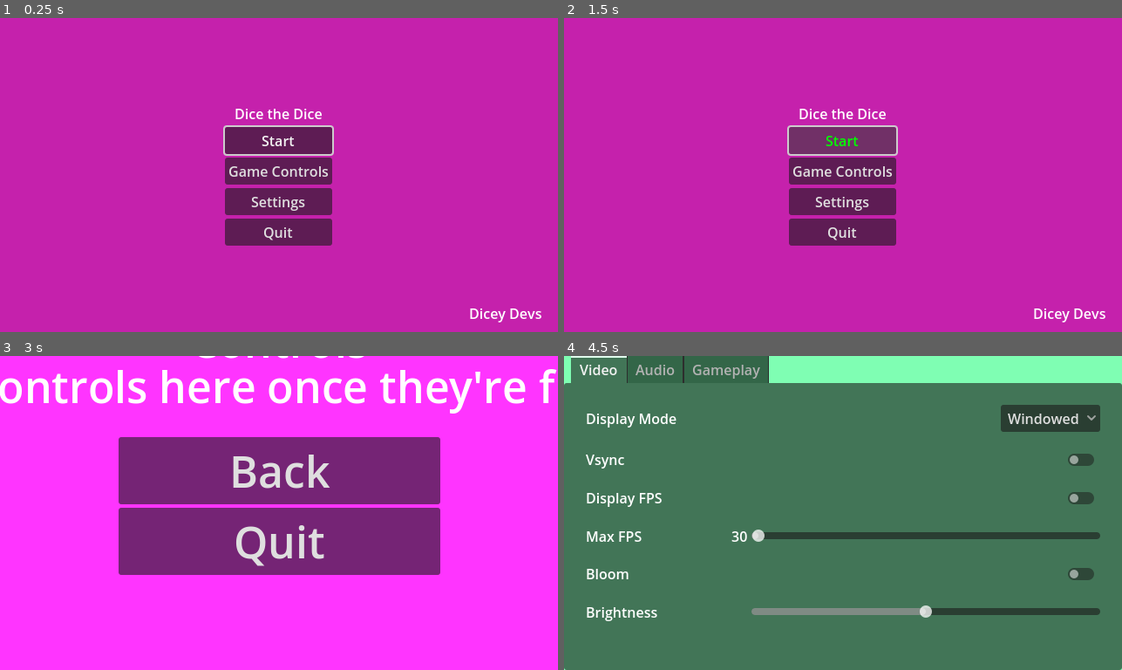
Above: before the commit, frames 1-4 (two rows, left to right).
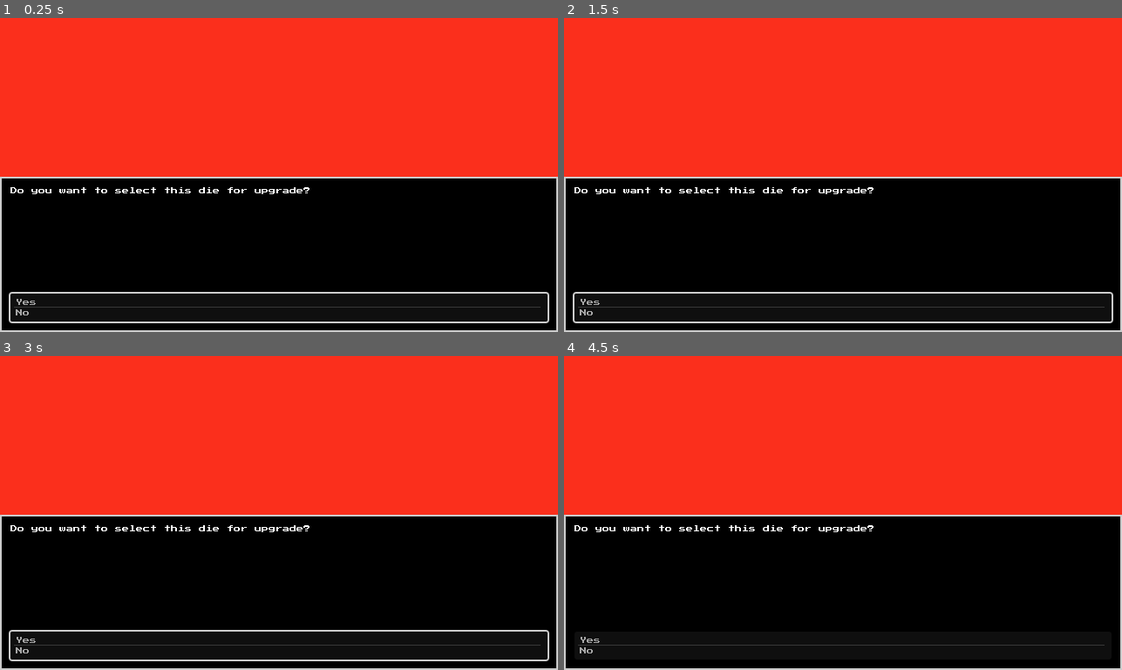
Above: after the commit, the same moments.

Repository: SadBonana/INTD450-Dice_Game
Game: Godot game, scene res://campfire/proficiency_upgrade.tscn
Same seed, same stepped clock (60 frames per second), same inputs: the game is played once before the commit and once after it. Before the commit the project starts from res://Menus/start_menu.tscn.
Inputs (mouse positions are in pixels of both pictures, inside the frame that each line leads up to):
- Up to frame 1 (0.25 s): no input
- Up to frame 2 (1.5 s): click (843, 140) at 0.5 s, where only the run before the commit has a clickable "Start"; click (843, 140) at 1.25 s, where only the run before the commit has a clickable "Start"
- Up to frame 3 (3 s): click (279, 478) at 2 s, where only the run before the commit has a clickable "Start"; click (279, 509) at 2.75 s, where only the run before the commit has a clickable "Game Controls"
- Up to frame 4 (4.5 s): click (843, 469) at 3.5 s, where only the run before the commit has a clickable "Back"; click (843, 538) at 4.25 s, where only the run before the commit has a clickable "Settings"

The runs differ from the first frame. In frame 1, 100% of the frame differs, in the area x 0-100%, y 0-100%; in frame 2, 100%; in frame 3, 100%; in frame 4, 100%.

Commit message:
working on upgraded version of die-upgrade

Diff:
--- a/campfire/proficiency_upgrade.gd
+++ b/campfire/proficiency_upgrade.gd
@@ -3,24 +3,48 @@
 @export_file("*.tscn") var map_path
 
 # Textbox
-@export var textbox: Panel
+@onready var textbox_controller := $"VBoxContainer/choices_container/Textbox Controller"
+@onready var inventory := $dice_bag
+
+
+# Textbox
+'''@export var textbox: Panel
 @export var textboxLabel: Label
 signal textbox_closed
 
 func display_text(text):
 	textbox.show()
-	textboxLabel.text = text
+	textboxLabel.text = text'''
 
-func _input(event):
+'''func _input(event):
 	if (Input.is_action_just_pressed("ui_accept") or Input.is_mouse_button_pressed(MOUSE_BUTTON_LEFT)) and $Textbox.visible:
 		textbox.hide()
-		emit_signal("textbox_closed")
+		emit_signal("textbox_closed")'''
+
+
+
+func _on_dialogue_transitiond(from_beat: DialogueBeat, destination_beat: String, from_choice: int):
+	match from_beat.unique_name:
+		"confirm":
+			if from_choice == 0:
+				print("player said yes")
+			else:
+				print("player said no")
+
+
+func select_die(frame):
+	frame.show_sides
 
 # Called when the node enters the scene tree for the first time.
 func _ready():
 
-	display_text("You selected the proficiency upgrade")
-	await textbox_closed
+	#display_text("You selected the proficiency upgrade")
+	#await textbox_closed
+
+	#inventory.frame_clicked.connect(select_die)
+	inventory.frame_clicked.connect(inventory.show_sides)
+
+	await textbox_controller.quick_beat("confirm", [], _on_dialogue_transitiond)
 
 	var die = PlayerData.dice_bag[0]
 
@@ -31,31 +55,7 @@
 				print(die.name)
 				print(die.sides[i].value)
 
-	display_text("Congrats! You upgraded your D%d" % die.num_sides)
-	await textbox_closed
+	#display_text("Congrats! You upgraded your D%d" % die.num_sides)
+	#await textbox_closed
 
 	get_tree().change_scene_to_file(map_path)
-
-	'''for die in PlayerData.dice_bag:
-		display_text(die.name)
-		await textbox_closed
-
-		display_text("Would you like to select this die for upgrade?")
-		await textbox_closed
-
-		display_text("Type 'y' for yes, or 'n' for no. Then, press enter.")
-		await textbox_closed
-
-		grab_focus()
-		#var input = os.get_scancode_string(event.scancode)
-		var input = "y"
-		#var input = ProficiencyUpgrade.get_node("Input")
-
-		if input == "y":
-			for i in range(die.num_sides):
-				# Change to 10 to test -> allows for easy identification otherwsie you need to roll a 5 to see result
-				die.sides[i] += 1
-				die.name = "D%d - prof" % die.num_sides
-				print(die.name)
-				print(die.sides[i])
-			get_tree().change_scene_to_file("res://battle.tscn")'''
--- a/campfire/proficiency_upgrade.tscn
+++ b/campfire/proficiency_upgrade.tscn
@@ -1,16 +1,24 @@
-[gd_scene load_steps=4 format=3 uid="uid://biq23c5tqviqm"]
+[gd_scene load_steps=8 format=3 uid="uid://biq23c5tqviqm"]
 
 [ext_resource type="Script" path="res://campfire/proficiency_upgrade.gd" id="1_iw31s"]
-[ext_resource type="FontFile" uid="uid://bp1tecc1q8qmn" path="res://fonts/Press_Start_2P/PressStart2P-Regular.ttf" id="2_8tmam"]
+[ext_resource type="PackedScene" uid="uid://dh8djh65x4wfj" path="res://modules/display_box/display_box.tscn" id="2_i5kku"]
+[ext_resource type="PackedScene" uid="uid://c80it7gqiqtxv" path="res://textbox/textbox.tscn" id="2_qnwa2"]
+[ext_resource type="Script" path="res://textbox/dialogue_beat.gd" id="3_ju3x2"]
+[ext_resource type="Script" path="res://textbox/dialogue_res.gd" id="4_etjvx"]
 
-[sub_resource type="StyleBoxFlat" id="StyleBoxFlat_3f6up"]
-bg_color = Color(0, 0, 0, 1)
-border_width_left = 1
-border_width_top = 1
-border_width_right = 1
-border_width_bottom = 1
+[sub_resource type="Resource" id="Resource_0rp4l"]
+script = ExtResource("3_ju3x2")
+unique_name = "confirm"
+text = "Do you want to select this die for upgrade?"
+jumps = Array[String]([])
+choices = Array[String](["Yes", "No"])
+end_conversation = true
 
-[node name="ProficiencyUpgrade" type="Control" node_paths=PackedStringArray("textbox", "textboxLabel")]
+[sub_resource type="Resource" id="Resource_aposx"]
+script = ExtResource("4_etjvx")
+beats = Array[ExtResource("3_ju3x2")]([SubResource("Resource_0rp4l")])
+
+[node name="ProficiencyUpgrade" type="Control"]
 layout_mode = 3
 anchors_preset = 15
 anchor_right = 1.0
@@ -19,8 +27,6 @@
 grow_vertical = 2
 script = ExtResource("1_iw31s")
 map_path = "res://map/map.tscn"
-textbox = NodePath("Textbox")
-textboxLabel = NodePath("Textbox/MarginContainer/Label")
 
 [node name="ColorRect" type="ColorRect" parent="."]
 layout_mode = 1
@@ -31,42 +37,33 @@
 grow_vertical = 2
 color = Color(0.984314, 0.184314, 0.109804, 1)
 
-[node name="Textbox" type="Panel" parent="."]
+[node name="dice_bag" parent="." instance=ExtResource("2_i5kku")]
 layout_mode = 1
-anchors_preset = -1
-anchor_right = 1.0
-offset_left = 16.0
-offset_top = 16.0
-offset_right = -16.0
+anchors_preset = 10
+anchor_bottom = 0.0
+offset_top = 91.0
 offset_bottom = 91.0
-grow_horizontal = 2
-grow_vertical = 2
-theme_override_styles/panel = SubResource("StyleBoxFlat_3f6up")
+grow_vertical = 1
+scale = Vector2(1, 0.559999)
+size_flags_vertical = 4
 
-[node name="MarginContainer" type="MarginContainer" parent="Textbox"]
+[node name="VBoxContainer" type="VBoxContainer" parent="."]
 layout_mode = 1
 anchors_preset = 15
 anchor_right = 1.0
 anchor_bottom = 1.0
 grow_horizontal = 2
 grow_vertical = 2
-theme_override_constants/margin_left = 10
-theme_override_constants/margin_top = 10
-theme_override_constants/margin_right = 10
-theme_override_constants/margin_bottom = 10
 
-[node name="Label" type="Label" parent="Textbox/MarginContainer"]
+[node name="inventory_container" type="HBoxContainer" parent="VBoxContainer"]
 layout_mode = 2
-size_flags_horizontal = 0
-size_flags_vertical = 0
-theme_override_fonts/font = ExtResource("2_8tmam")
-theme_override_font_sizes/font_size = 8
-text = "A GODOT LOGO Appears"
+size_flags_vertical = 3
 
-[node name="Ticker" type="Label" parent="Textbox/MarginContainer"]
+[node name="choices_container" type="HBoxContainer" parent="VBoxContainer"]
 layout_mode = 2
-size_flags_horizontal = 8
-size_flags_vertical = 8
-theme_override_fonts/font = ExtResource("2_8tmam")
-theme_override_font_sizes/font_size = 8
-text = ">"
+size_flags_vertical = 3
+
+[node name="Textbox Controller" parent="VBoxContainer/choices_container" instance=ExtResource("2_qnwa2")]
+layout_mode = 2
+size_flags_horizontal = 3
+dialogue_res = SubResource("Resource_aposx")
--- a/project.godot
+++ b/project.godot
@@ -11,7 +11,7 @@
 [application]
 
 config/name="Intd 450-dice Game"
-run/main_scene="res://Menus/start_menu.tscn"
+run/main_scene="res://campfire/proficiency_upgrade.tscn"
 config/features=PackedStringArray("4.2", "Forward Plus")
 config/icon="res://icon.svg"
 
--- /dev/null
+++ b/textbox/textbox_potential_delete.tscn
@@ -0,0 +1,49 @@
+[gd_scene load_steps=3 format=3 uid="uid://bt446w4utqnn6"]
+
+[ext_resource type="FontFile" uid="uid://bp1tecc1q8qmn" path="res://fonts/Press_Start_2P/PressStart2P-Regular.ttf" id="1_nw56q"]
+
+[sub_resource type="StyleBoxFlat" id="StyleBoxFlat_3f6up"]
+bg_color = Color(0, 0, 0, 1)
+border_width_left = 1
+border_width_top = 1
+border_width_right = 1
+border_width_bottom = 1
+
+[node name="Textbox_potential_delete" type="Panel"]
+anchors_preset = -1
+anchor_right = 1.0
+offset_left = 16.0
+offset_top = 16.0
+offset_right = -16.0
+offset_bottom = 91.0
+grow_horizontal = 2
+grow_vertical = 2
+theme_override_styles/panel = SubResource("StyleBoxFlat_3f6up")
+
+[node name="MarginContainer" type="MarginContainer" parent="."]
+layout_mode = 1
+anchors_preset = 15
+anchor_right = 1.0
+anchor_bottom = 1.0
+grow_horizontal = 2
+grow_vertical = 2
+theme_override_constants/margin_left = 10
+theme_override_constants/margin_top = 10
+theme_override_constants/margin_right = 10
+theme_override_constants/margin_bottom = 10
+
+[node name="Label" type="Label" parent="MarginContainer"]
+layout_mode = 2
+size_flags_horizontal = 0
+size_flags_vertical = 0
+theme_override_fonts/font = ExtResource("1_nw56q")
+theme_override_font_sizes/font_size = 8
+text = "A GODOT LOGO Appears"
+
+[node name="Ticker" type="Label" parent="MarginContainer"]
+layout_mode = 2
+size_flags_horizontal = 8
+size_flags_vertical = 8
+theme_override_fonts/font = ExtResource("1_nw56q")
+theme_override_font_sizes/font_size = 8
+text = ">"
Not shown, changed: Menus/Dice Background Image.jpg.import
